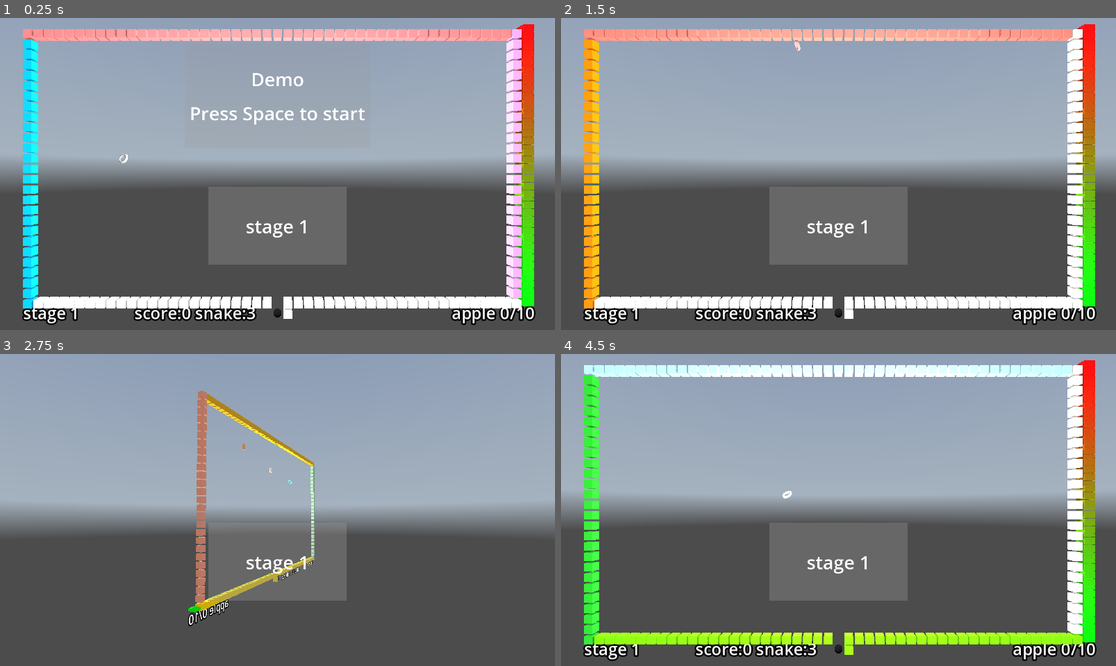
Above: before the commit, frames 1-4 (two rows, left to right).
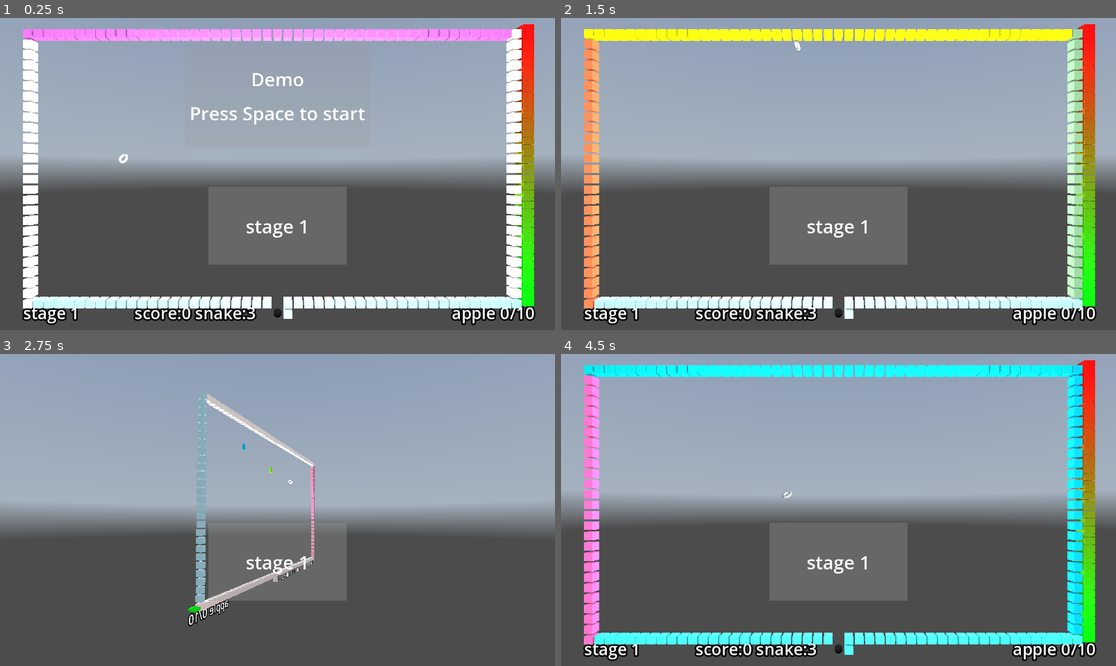
Above: after the commit, the same moments.

Repository: kasworld/gd4snakebyte3d
Game: Godot game, scene res://main.tscn
Same seed, same stepped clock (60 frames per second), same inputs: the game is played once before the commit and once after it. A sky picture missing from this copy of the repository is replaced by a grey-blue gradient.
Inputs (mouse positions are in pixels of both pictures, inside the frame that each line leads up to):
- Up to frame 1 (0.25 s): no input
- Up to frame 2 (1.5 s): tap Space at 0.5, 0.77, 1.25 s; move the mouse to (960, 158) at 0.52 s; hold Right 0.53-1.28 s; tap Q at 0.6 s; click (960, 158) at 0.67 s; move the mouse to (727, 189) at 1.27 s; hold Down from 1.28 s (still down); tap E at 1.35 s
- Up to frame 3 (2.75 s): tap Space at 1.52 s; tap Enter at 2 s; move the mouse to (333, 441) at 2.02 s; release Down at 2.03 s; hold Right from 2.03 s (still down); tap C at 2.1 s
- Up to frame 4 (4.5 s): move the mouse to (810, 572) at 2.77 s; release Right at 2.78 s; hold Up 2.78-3.53 s; tap Q at 2.85 s; click (810, 572) at 2.92 s; tap Space at 3.02, 3.77 s; move the mouse to (1005, 556) at 3.52 s; hold Left from 3.53 s (still down); tap E at 3.6 s; move the mouse to (672, 463) at 4.27 s; tap C at 4.35 s

The runs differ from the first frame. In frame 1, 8.4% of the frame differs, in the area x 4-94%, y 3-97%; in frame 2, 9.2%; in frame 3, 2.1%; in frame 4, 10%.

Commit message:
rename more

Diff:
--- a/main.gd
+++ b/main.gd
@@ -1,9 +1,9 @@
 extends Node3D
 
-var stage_scene = preload("res://snake_byte/stage.tscn")
+var stage_scene = preload("res://snake_byte/snake_byte.tscn")
 
 var stage_number :int
-var stage :SnakeByteStage
+var stage :SnakeByte
 var game_info :Dictionary
 var demo_mode :bool = true
 var camera_move := false
@@ -12,16 +12,16 @@
 	var vp_size = get_viewport().get_visible_rect().size
 	$DemoPanel.size = vp_size/3
 	$DemoPanel.position = Vector2(vp_size.x/2, vp_size.y/4) - vp_size/6
-	var centerx = Settings.FieldWidth as float /2
-	var centery = Settings.FieldHeight as float /2
-	$OmniLight3D.position = Vector3(centerx, centery, Settings.FieldHeight/4)
+	var centerx = SnakeByte.FieldWidth as float /2
+	var centery = SnakeByte.FieldHeight as float /2
+	$OmniLight3D.position = Vector3(centerx, centery, SnakeByte.FieldHeight/4)
 	reset_camera()
 	new_game()
 
 func new_game() -> void:
 	game_info = {
 		"score" : 0,
-		"snake" : Settings.SnakeLife,
+		"snake" : SnakeByte.SnakeLife,
 	}
 	stage_number = 0
 	start_stage()
@@ -36,14 +36,14 @@
 		stage.queue_free()
 	stage = stage_scene.instantiate().set_demo_mode(demo_mode)
 	add_child(stage)
-	stage.init(game_info, stage_number+1, Settings.StageSnakeByteWalls[stage_number % Settings.StageSnakeByteWalls.size()])
+	stage.init(game_info, stage_number+1, SnakeByte.StageSnakeByteWalls[stage_number % SnakeByte.StageSnakeByteWalls.size()])
 	stage.connect("stage_cleared", stage_cleared)
 	stage.connect("snake_dead", snake_dead)
 	stage_number +=1
 
 func stage_cleared() -> void:
 	print_debug("stage cleared %s" [stage_number])
-	game_info.snake += Settings.SnakeLifeIncOnStageClear
+	game_info.snake += SnakeByte.SnakeLifeIncOnStageClear
 	start_stage()
 
 func snake_dead() -> void:
@@ -84,18 +84,18 @@
 	get_tree().quit()
 
 func reset_camera() -> void:
-	var centerx = Settings.FieldWidth as float /2
-	var centery = Settings.FieldHeight as float /2
-	$Camera3D.position = Vector3(centerx, centery, Settings.FieldHeight)
+	var centerx = SnakeByte.FieldWidth as float /2
+	var centery = SnakeByte.FieldHeight as float /2
+	$Camera3D.position = Vector3(centerx, centery, SnakeByte.FieldHeight)
 	$Camera3D.look_at(Vector3(centerx, centery, 0))
 
 func move_camera(_delta: float) -> void:
 	var t = -Time.get_unix_time_from_system() /2.3
-	var r = Settings.FieldSize.length()
-	var centerx = Settings.FieldWidth as float /2
-	var centery = Settings.FieldHeight as float /2
+	var r = SnakeByte.FieldSize.length()
+	var centerx = SnakeByte.FieldWidth as float /2
+	var centery = SnakeByte.FieldHeight as float /2
 	var center = Vector3(centerx, centery, 0)
-	$Camera3D.position = Vector3( sin(t)*r, sin(t*1.3)*Settings.FieldHeight, cos(t)*r ) + center
+	$Camera3D.position = Vector3( sin(t)*r, sin(t*1.3)*SnakeByte.FieldHeight, cos(t)*r ) + center
 	$Camera3D.look_at(center)
 
 func _on_button_camera_pressed() -> void:
--- a/snake_byte/apple.gd
+++ b/snake_byte/apple.gd
@@ -13,7 +13,7 @@
 	number = n
 	$"번호".text = "%d" % number
 	field = f
-	$"모양".mesh.material.albedo_color = Settings.LightColorList.pick_random()
+	$"모양".mesh.material.albedo_color = SnakeByte.LightColorList.pick_random()
 	$"모양".rotation.z = randf_range(-PI,PI)
 	rotate_v = randf_range(-5,5)
 
@@ -29,7 +29,7 @@
 	return pos2d
 
 func get_pos3d() -> Vector3:
-	return Settings.vector2i_to_vector3(pos2d)
+	return SnakeByte.vector2i_to_vector3(pos2d)
 
 func delete() -> void:
 	var old = field.del_at(pos2d)
--- a/snake_byte/plum.gd
+++ b/snake_byte/plum.gd
@@ -18,7 +18,7 @@
 	field = f
 	pos2d = p2d
 	move_dir = d
-	$"모양".mesh.material.albedo_color = Settings.LightColorList.pick_random()
+	$"모양".mesh.material.albedo_color = SnakeByte.LightColorList.pick_random()
 	$"모양".rotation.x = randf_range(-PI,PI)
 	$"이동모양".mesh = $"모양".mesh
 	rotate_v = randf_range(-5,5)
@@ -35,11 +35,11 @@
 	$"이동모양".position = lerp(
 		Vector3(-vt2.x, vt2.y, 0),
 		Vector3.ZERO,
-		(Time.get_unix_time_from_system() - old_pos_time)/Settings.FrameTime,
+		(Time.get_unix_time_from_system() - old_pos_time)/SnakeByte.FrameTime,
 		)
 
 func get_pos3d() -> Vector3:
-	return Settings.vector2i_to_vector3(pos2d)
+	return SnakeByte.vector2i_to_vector3(pos2d)
 
 func field_get(pos :Vector2i, d :Dir8Lib.Dir):
 	return field.get_at(pos + Dir8Lib.Dir2Vt[d] )
--- a/snake_byte/settings.gd
+++ /dev/null
@@ -1,42 +0,0 @@
-class_name Settings
-
-const FieldWidth :int = 48
-const FieldHeight :int = 27
-const FieldSize := Vector2i(FieldWidth,FieldHeight)
-const FrameTime := 0.2 # second
-const SnakeLenStart := 12
-const SankeLenInc := 12
-const PlumCount := 2
-const AppleCountPerStage := 10
-const AppleIncOnStepOver := 3
-const EatStepOverLimit := FieldWidth + FieldHeight
-const SnakeLife := 3
-const SnakeLifeIncOnStageClear := 1
-const ScorePerApple := 10
-
-static func vector2i_to_vector3(from :Vector2i) -> Vector3:
-	return Vector3(from.x,FieldHeight - from.y, 0)
-
-const StartPos := Vector2i(FieldWidth/2, FieldHeight-1)
-const GoalPos := Vector2i(FieldWidth/2, 0)
-
-static var BounderySnakeByteWalls = [
-	["hline", 0, FieldWidth-2, 0],
-	["vline", FieldWidth-1, 0, FieldHeight-2],
-	["hline", 1, FieldWidth-1, FieldHeight-1],
-	["vline", 0, 1, FieldHeight-1],
-]
-static var StageSnakeByteWalls = [
-	[],
-	[
-		["hline", FieldWidth/2-5, FieldWidth/2+5, FieldHeight/2],
-	],
-	[
-		["hline", 5, FieldWidth/2-2, FieldHeight/2],
-		["hline", FieldWidth/2+2, FieldWidth-1-5, FieldHeight/2],
-		["vline", FieldWidth/2, 5, FieldHeight/2-2],
-		["vline", FieldWidth/2, FieldHeight/2+2, FieldHeight-1-5],
-	],
-]
-
-static var LightColorList = NamedColors.filter_light_color_list()
--- a/snake_byte/snake.gd
+++ b/snake_byte/snake.gd
@@ -20,10 +20,10 @@
 	field = f
 	var mesh = ShapeLib.new_mesh_by_type(ShapeLib.Shape.Sphere, 0.4)
 	mesh.material = MultiMeshShape.make_color_material()
-	var pos = Settings.vector2i_to_vector3( Vector2i(Settings.FieldWidth/2,Settings.FieldHeight) )
-	$Body.init_with_color_mesh(mesh, Settings.FieldWidth*Settings.FieldHeight/2, 1.0,  pos)
-	dest_body_len = Settings.SnakeLenStart
-	pos2d_list.append(Settings.StartPos)
+	var pos = SnakeByte.vector2i_to_vector3( Vector2i(SnakeByte.FieldWidth/2,SnakeByte.FieldHeight) )
+	$Body.init_with_color_mesh(mesh, SnakeByte.FieldWidth*SnakeByte.FieldHeight/2, 1.0,  pos)
+	dest_body_len = SnakeByte.SnakeLenStart
+	pos2d_list.append(SnakeByte.StartPos)
 	is_alive = true
 	cmd_queue = []
 	return self
@@ -38,7 +38,7 @@
 	if pos2d_list.size() >= dest_body_len:
 		var tailpos = pos2d_list.pop_back()
 		var old = field.get_at(tailpos)
-		if old is not SnakeByteStage.Start:
+		if old is not SnakeByte.Start:
 			field.del_at(tailpos)
 			assert( old is Snake, "invalid tailpos %s %s" %[tailpos, old] )
 		else :
@@ -46,9 +46,9 @@
 	var headpos = get_next_head_pos()
 	var headthings = field.get_at(headpos)
 	if headthings is SnakeByteApple:
-		dest_body_len += Settings.SankeLenInc
+		dest_body_len += SnakeByte.SankeLenInc
 		eat_apple.emit(headpos)
-	elif headthings is SnakeByteStage.Goal:
+	elif headthings is SnakeByte.Goal:
 		reach_goal.emit()
 		return
 	elif headthings != null:
@@ -60,7 +60,7 @@
 	$Body.set_visible_count(pos2d_list.size())
 	for i in pos2d_list.size():
 		var rate = (i as float) / pos2d_list.size()
-		$Body.set_inst_position(i, Settings.vector2i_to_vector3(pos2d_list[i]))
+		$Body.set_inst_position(i, SnakeByte.vector2i_to_vector3(pos2d_list[i]))
 		$Body.set_inst_color(i, lerp(Color.RED, Color.BLUE, rate))
 
 func get_next_head_pos() -> Vector2i:
--- a/snake_byte/stage.gd
+++ b/snake_byte/snake_byte.gd
@@ -1,5 +1,47 @@
 extends Node3D
-class_name SnakeByteStage
+class_name SnakeByte
+
+const FieldWidth :int = 48
+const FieldHeight :int = 27
+const FieldSize := Vector2i(FieldWidth,FieldHeight)
+const FrameTime := 0.2 # second
+const SnakeLenStart := 12
+const SankeLenInc := 12
+const PlumCount := 2
+const AppleCountPerStage := 10
+const AppleIncOnStepOver := 3
+const EatStepOverLimit := FieldWidth + FieldHeight
+const SnakeLife := 3
+const SnakeLifeIncOnStageClear := 1
+const ScorePerApple := 10
+
+static func vector2i_to_vector3(from :Vector2i) -> Vector3:
+	return Vector3(from.x,FieldHeight - from.y, 0)
+
+const StartPos := Vector2i(FieldWidth/2, FieldHeight-1)
+const GoalPos := Vector2i(FieldWidth/2, 0)
+
+static var BounderySnakeByteWalls = [
+	["hline", 0, FieldWidth-2, 0],
+	["vline", FieldWidth-1, 0, FieldHeight-2],
+	["hline", 1, FieldWidth-1, FieldHeight-1],
+	["vline", 0, 1, FieldHeight-1],
+]
+static var StageSnakeByteWalls = [
+	[],
+	[
+		["hline", FieldWidth/2-5, FieldWidth/2+5, FieldHeight/2],
+	],
+	[
+		["hline", 5, FieldWidth/2-2, FieldHeight/2],
+		["hline", FieldWidth/2+2, FieldWidth-1-5, FieldHeight/2],
+		["vline", FieldWidth/2, 5, FieldHeight/2-2],
+		["vline", FieldWidth/2, FieldHeight/2+2, FieldHeight-1-5],
+	],
+]
+
+static var LightColorList = NamedColors.filter_light_color_list()
+
 
 signal stage_cleared()
 signal snake_dead()
@@ -26,9 +68,9 @@
 var demo_mode :bool
 
 func _to_string() -> String:
-	return "SnakeByteStage%d %s" % [number, game_info]
-
-func init(gameinfo :Dictionary, n :int, w_script :Array) -> SnakeByteStage:
+	return "SnakeByte%d %s" % [number, game_info]
+
+func init(gameinfo :Dictionary, n :int, w_script :Array) -> SnakeByte:
 	number = n
 	wall_script = w_script
 	game_info = gameinfo
@@ -38,20 +80,20 @@
 
 	$StageInfo.text = "stage %d" % number
 	$StageInfo.position.x = 2
-	$SnakeInfo.position.x = Settings.FieldWidth /3
-	$AppleInfo.position.x = Settings.FieldWidth - 3
+	$SnakeInfo.position.x = SnakeByte.FieldWidth /3
+	$AppleInfo.position.x = SnakeByte.FieldWidth - 3
 	update_apple_info()
 	update_snake_info()
-	$FrameTimer.wait_time = Settings.FrameTime
-	apple_end_count = Settings.AppleCountPerStage
+	$FrameTimer.wait_time = SnakeByte.FrameTime
+	apple_end_count = SnakeByte.AppleCountPerStage
 	gauge = preload("res://multi_mesh_shape/multi_mesh_shape.tscn").instantiate(
-		).init_bar_gauge_y(Settings.EatStepOverLimit, Vector3(1, Settings.FieldHeight, 1), Color.GREEN, Color.RED)
-	gauge.position = Settings.vector2i_to_vector3(Vector2i(Settings.FieldWidth,Settings.FieldHeight-1))
+		).init_bar_gauge_y(SnakeByte.EatStepOverLimit, Vector3(1, SnakeByte.FieldHeight, 1), Color.GREEN, Color.RED)
+	gauge.position = SnakeByte.vector2i_to_vector3(Vector2i(SnakeByte.FieldWidth,SnakeByte.FieldHeight-1))
 	add_child(gauge)
 	new_snake()
 	return self
 
-func set_demo_mode(b :bool) -> SnakeByteStage:
+func set_demo_mode(b :bool) -> SnakeByte:
 	demo_mode = b
 	return self
 
@@ -66,7 +108,7 @@
 	$StageStartPanel.hide()
 	$FrameTimer.start()
 
-func new_snake() -> SnakeByteStage:
+func new_snake() -> SnakeByte:
 	if snake != null :
 		snake.queue_free()
 	for pl in plum_list:
@@ -78,10 +120,10 @@
 	show_start_panel()
 	snake_step_after_eat = 0
 	apple_make_count = apple_eat_count
-	field = PlacedThings.new(Settings.FieldSize)
+	field = PlacedThings.new(SnakeByte.FieldSize)
 	$Walls.init(field, wall_script)
-	field.set_at( Settings.StartPos, Start.new())
-	for i in Settings.PlumCount:
+	field.set_at( SnakeByte.StartPos, Start.new())
+	for i in SnakeByte.PlumCount:
 		add_plum(i)
 	if all_apple_eaten():
 		$Walls.open_goalpos()
@@ -113,7 +155,7 @@
 	ap.delete()
 	ap.queue_free()
 	apple_eat_count += 1
-	game_info.score += Settings.ScorePerApple
+	game_info.score += SnakeByte.ScorePerApple
 	snake_step_after_eat = 0
 	update_apple_info()
 	update_snake_info()
@@ -153,7 +195,7 @@
 		snake.process_frame()
 		#if not all_apple_eaten():
 		snake_step_after_eat += 1
-		if snake_step_after_eat >= Settings.EatStepOverLimit:
+		if snake_step_after_eat >= SnakeByte.EatStepOverLimit:
 			handle_stepover()
 		gauge.set_visible_count(snake_step_after_eat)
 	else:
@@ -162,11 +204,11 @@
 func handle_stepover() -> void:
 	snake_step_after_eat = 0
 	if not all_apple_eaten():
-		for i in Settings.AppleIncOnStepOver:
+		for i in SnakeByte.AppleIncOnStepOver:
 			add_apple()
-		apple_end_count += Settings.AppleIncOnStepOver
+		apple_end_count += SnakeByte.AppleIncOnStepOver
 		update_apple_info()
-	snake.dest_body_len += Settings.SankeLenInc
+	snake.dest_body_len += SnakeByte.SankeLenInc
 
 func _on_frame_timer_timeout() -> void:
 	process_frame()
@@ -190,7 +232,7 @@
 		return
 	var diff_vt :Vector2i
 	if all_apple_eaten():
-		diff_vt = sign(Settings.GoalPos - snake_head_pos2i())
+		diff_vt = sign(SnakeByte.GoalPos - snake_head_pos2i())
 	else:
 		diff_vt = sign(get_next_apple_pos2i() - snake_head_pos2i())
 	var snake_mvvt = Dir8Lib.Dir2Vt[snake.move_dir]
--- a/snake_byte/stage.tscn
+++ b/snake_byte/snake_byte.tscn
@@ -1,6 +1,6 @@
 [gd_scene load_steps=5 format=3 uid="uid://dcp4trrnspr0q"]
 
-[ext_resource type="Script" uid="uid://bl0ir0l2ndush" path="res://snake_byte/stage.gd" id="1_6eo5e"]
+[ext_resource type="Script" uid="uid://bl0ir0l2ndush" path="res://snake_byte/snake_byte.gd" id="1_6eo5e"]
 [ext_resource type="PackedScene" uid="uid://dr7etomru4cuy" path="res://snake_byte/walls.tscn" id="2_aees8"]
 
 [sub_resource type="StyleBoxFlat" id="StyleBoxFlat_aees8"]
@@ -9,7 +9,7 @@
 [sub_resource type="LabelSettings" id="LabelSettings_aees8"]
 font_size = 64
 
-[node name="Stage" type="Node3D"]
+[node name="SnakeByte" type="Node3D"]
 script = ExtResource("1_6eo5e")
 
 [node name="Walls" parent="." instance=ExtResource("2_aees8")]
--- a/snake_byte/walls.gd
+++ b/snake_byte/walls.gd
@@ -13,8 +13,8 @@
 	var mesh = ShapeLib.new_mesh_by_type(ShapeLib.Shape.Box, 0.4)
 	mesh.material = MultiMeshShape.make_color_material()
 	$MultiMeshShape.multimesh.instance_count = 0
-	$MultiMeshShape.init_with_color_mesh(mesh, Settings.FieldWidth*Settings.FieldHeight/2)
-	exec_script(Settings.BounderySnakeByteWalls)
+	$MultiMeshShape.init_with_color_mesh(mesh, SnakeByte.FieldWidth*SnakeByte.FieldHeight/2)
+	exec_script(SnakeByte.BounderySnakeByteWalls)
 	exec_script(add_SnakeByteWalls)
 	field2wall()
 	# stop old animation
@@ -29,26 +29,26 @@
 func field2wall() -> void:
 	var wall_count := 0
 	for l in wall_list:
-		var co = Settings.LightColorList.pick_random()
+		var co = SnakeByte.LightColorList.pick_random()
 		for pos in l:
-			if pos == Settings.GoalPos:
+			if pos == SnakeByte.GoalPos:
 				goalwall_index = wall_count
-			if pos == Settings.StartPos:
+			if pos == SnakeByte.StartPos:
 				startwall_index = wall_count
 				pos = pos + Dir8Lib.Dir2Vt[Dir8Lib.Dir.SouthEast]
 			else:
 				field.set_at(pos, self)
-			var pos3d = Settings.vector2i_to_vector3(pos)
+			var pos3d = SnakeByte.vector2i_to_vector3(pos)
 			$MultiMeshShape.set_inst_position(wall_count, pos3d)
 			$MultiMeshShape.set_inst_color(wall_count, co)
 			wall_count += 1
 	$MultiMeshShape.set_visible_count(wall_count)
 
 func close_startpos() -> void:
-	var pos = Settings.StartPos
+	var pos = SnakeByte.StartPos
 	field.set_at(pos, self)
-	var pos1 = Settings.vector2i_to_vector3(Settings.StartPos+Dir8Lib.Dir2Vt[Dir8Lib.Dir.SouthEast])
-	var pos2 = Settings.vector2i_to_vector3(Settings.StartPos)
+	var pos1 = SnakeByte.vector2i_to_vector3(SnakeByte.StartPos+Dir8Lib.Dir2Vt[Dir8Lib.Dir.SouthEast])
+	var pos2 = SnakeByte.vector2i_to_vector3(SnakeByte.StartPos)
 	animate_inst = {
 		"start_time" : Time.get_unix_time_from_system(),
 		"inst_index" : startwall_index,
@@ -58,11 +58,11 @@
 	}
 
 func open_goalpos() -> void:
-	var pos = Settings.GoalPos
-	var old = field.set_at( pos, SnakeByteStage.Goal.new())
+	var pos = SnakeByte.GoalPos
+	var old = field.set_at( pos, SnakeByte.Goal.new())
 	assert(old == self, "invalid goal pos not wall %s %s" % [pos,old])
-	var pos1 = Settings.vector2i_to_vector3(Settings.GoalPos)
-	var pos2 = Settings.vector2i_to_vector3(Settings.GoalPos+Dir8Lib.Dir2Vt[Dir8Lib.Dir.NorthWest])
+	var pos1 = SnakeByte.vector2i_to_vector3(SnakeByte.GoalPos)
+	var pos2 = SnakeByte.vector2i_to_vector3(SnakeByte.GoalPos+Dir8Lib.Dir2Vt[Dir8Lib.Dir.NorthWest])
 	animate_inst = {
 		"start_time" : Time.get_unix_time_from_system(),
 		"inst_index" : goalwall_index,
Not shown, removed: snake_byte/settings.gd.uid
Renamed: snake_byte/stage.gd.uid -> snake_byte/snake_byte.gd.uid
